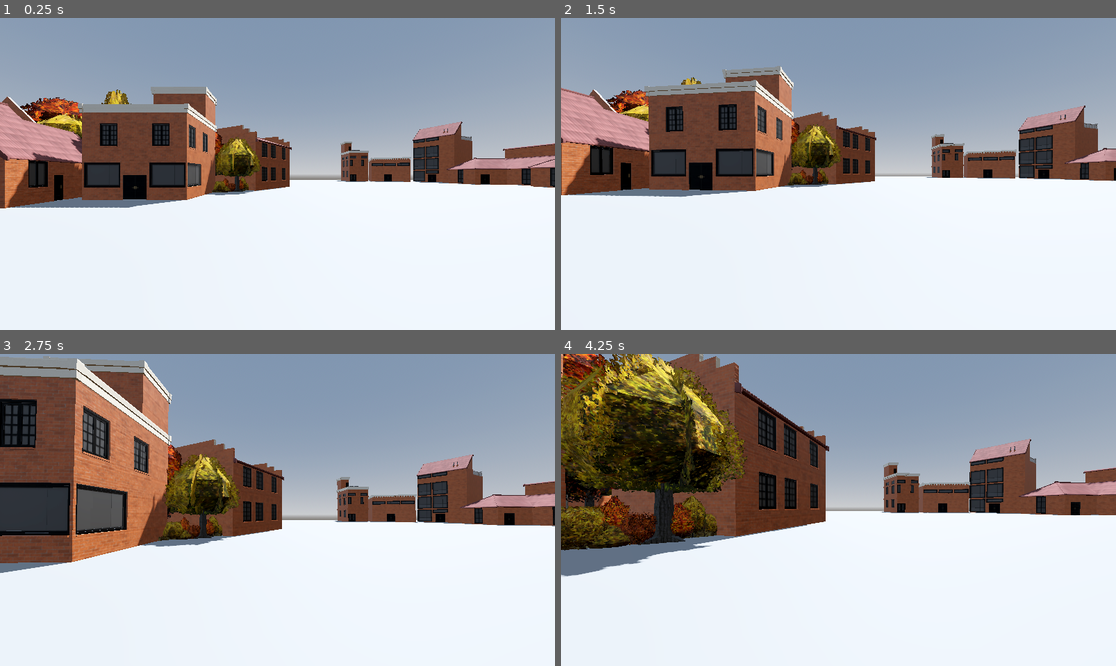
Above: before the commit, frames 1-4 (two rows, left to right).
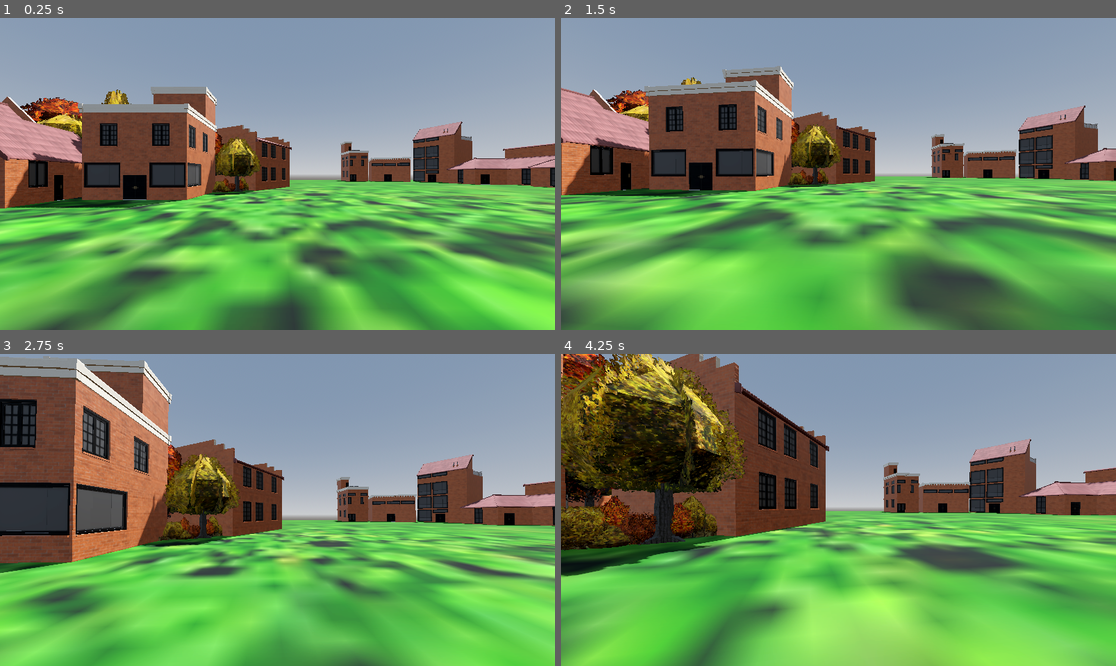
Above: after the commit, the same moments.

Repository: sirBruh/Yr12GameDesignAssesment
Game: Godot game, scene res://Scenes/level.tscn
The game is run twice, just before and just after one commit, with the same random seed, the same clock (stepped at 60 frames per second) and the same inputs.
Inputs (mouse positions are in pixels of both pictures, inside the frame that each line leads up to):
- Up to frame 1 (0.25 s): no input
- Up to frame 2 (1.5 s): move the mouse to (866, 174) at 0.52 s; hold Ctrl (Crouch) 0.53-1.28 s; hold W (Forward) from 0.53 s (still down); right-click (866, 174) at 0.77 s; move the mouse to (810, 174) at 1.27 s; tap Shift (Sprint) at 1.35 s
- Up to frame 3 (2.75 s): keep holding W (Forward); right-click (249, 510) at 1.52 s; move the mouse to (288, 503) at 2.02 s; hold Ctrl (Crouch) from 2.03 s (still down)
- Up to frame 4 (4.25 s): keep holding W (Forward); move the mouse to (832, 516) at 2.77 s; release Ctrl (Crouch) at 2.78 s; tap Shift (Sprint) at 2.85 s; right-click (832, 516) at 3.02 s; move the mouse to (877, 513) at 3.52 s; hold Ctrl (Crouch) from 3.53 s (still down); right-click (877, 513) at 3.77 s

The runs differ from the first frame. In frame 1, 45% of the frame differs, in the area x 0-100%, y 51-100%; in frame 2, 47%, in the area x 0-100%, y 50-100%; in frame 3, 42%; in frame 4, 45%.

Commit message:
Start of work from home
Just trying to finish the map

Diff:
--- a/untitled-delivery-game/Scenes/level.tscn
+++ b/untitled-delivery-game/Scenes/level.tscn
@@ -1,7 +1,8 @@
-[gd_scene load_steps=32 format=3 uid="uid://bhsmpmawybsuh"]
+[gd_scene load_steps=34 format=3 uid="uid://bhsmpmawybsuh"]
 
 [ext_resource type="PackedScene" uid="uid://dbgxrl1kb88od" path="res://Scenes/player.tscn" id="1_tumq0"]
 [ext_resource type="PackedScene" uid="uid://c77hgmo5456tm" path="res://Scenes/Assets/ModularBrickStructures/Scenes/Builds/build_a_grp.tscn" id="2_crh0w"]
+[ext_resource type="Texture2D" uid="uid://3cxjs5b2fabq" path="res://tileable-grass_clover_tt7010116-sample_1.png" id="2_luodc"]
 [ext_resource type="PackedScene" uid="uid://c3rf8nfef33y2" path="res://Scenes/Assets/ModularBrickStructures/Scenes/Builds/build_b_grp.tscn" id="3_c7le1"]
 [ext_resource type="PackedScene" uid="uid://qwtlg3xgu4tg" path="res://Scenes/Assets/ModularBrickStructures/Scenes/Builds/build_d_grp.tscn" id="5_nngtn"]
 [ext_resource type="PackedScene" uid="uid://b43rb07lpqdo6" path="res://Scenes/Assets/ModularBrickStructures/Scenes/Builds/build_g_grp.tscn" id="8_3a44l"]
@@ -41,8 +42,11 @@
 tonemap_mode = 2
 glow_enabled = true
 
+[sub_resource type="StandardMaterial3D" id="StandardMaterial3D_1cgv8"]
+albedo_texture = ExtResource("2_luodc")
+
 [sub_resource type="BoxShape3D" id="BoxShape3D_t205d"]
-size = Vector3(5.3, 2, 1.3)
+size = Vector3(9.70522, 2, 1.3)
 
 [node name="Main" type="Node3D"]
 
@@ -65,6 +69,7 @@
 collision_layer = 2
 collision_mask = 2
 size = Vector3(12.9, 0.1, 30)
+material = SubResource("StandardMaterial3D_1cgv8")
 
 [node name="Houses" type="Node3D" parent="Environment"]
 
@@ -443,6 +448,45 @@
 
 [node name="Bush70" parent="Environment/Nature/Bushes/Fall" instance=ExtResource("25_1cgv8")]
 transform = Transform3D(2, 0, 0, 0, 2, 0, 0, 0, 2, -46.9, -0.4, -19.1)
+
+[node name="Bush71" parent="Environment/Nature/Bushes/Fall" instance=ExtResource("22_u0did")]
+transform = Transform3D(1.5187, 0, 0, 0, 1.5187, 0, 0, 0, 1.5187, -49.0404, -0.506367, -43.0303)
+
+[node name="Bush72" parent="Environment/Nature/Bushes/Fall" instance=ExtResource("23_53r2q")]
+transform = Transform3D(1, 0, 0, 0, 1, 0, 0, 0, 1, -48.9273, 0.05, -43.7475)
+
+[node name="Bush73" parent="Environment/Nature/Bushes/Fall" instance=ExtResource("24_luodc")]
+transform = Transform3D(1, 0, 0, 0, 1, 0, 0, 0, 1, -49.0933, -0.0221767, -44.293)
+
+[node name="Bush74" parent="Environment/Nature/Bushes/Fall" instance=ExtResource("26_hcs0j")]
+transform = Transform3D(1.61079, 0, 0, 0, 1.04756, 0, 0, 0, 1.61079, -48.9446, 0.0499997, -44.9176)
+
+[node name="Bush75" parent="Environment/Nature/Bushes/Fall" instance=ExtResource("22_u0did")]
+transform = Transform3D(1.6353, 0, 0, 0, 1.48984, 0, 0, 0, 1.6353, -49.014, -0.506267, -45.4822)
+
+[node name="Bush76" parent="Environment/Nature/Bushes/Fall" instance=ExtResource("24_luodc")]
+transform = Transform3D(1, 0, 0, 0, 1, 0, 0, 0, 1, -49.274, -0.288186, -46.2981)
+
+[node name="Bush77" parent="Environment/Nature/Bushes/Fall" instance=ExtResource("25_1cgv8")]
+transform = Transform3D(1.46287, 0, 0, 0, 1.46287, 0, 0, 0, 1.46287, -49.0589, -0.399492, -46.8229)
+
+[node name="Bush78" parent="Environment/Nature/Bushes/Fall" instance=ExtResource("26_hcs0j")]
+transform = Transform3D(2.36765, 0, 0, 0, 0.982617, 0, 0, 0, 2.36765, -48.9079, 0.05, -47.3097)
+
+[node name="Bush79" parent="Environment/Nature/Bushes/Fall" instance=ExtResource("22_u0did")]
+transform = Transform3D(1.43407, 0, 0, 0, 1.43407, 0, 0, 0, 1.43407, -48.0016, -0.251965, -49.66)
+
+[node name="Bush80" parent="Environment/Nature/Bushes/Fall" instance=ExtResource("23_53r2q")]
+transform = Transform3D(1, 0, 0, 0, 1, 0, 0, 0, 1, -48.394, 0.0500002, -49.2245)
+
+[node name="Bush81" parent="Environment/Nature/Bushes/Fall" instance=ExtResource("24_luodc")]
+transform = Transform3D(1, 0, 0, 0, 1, 0, 0, 0, 1, -48.9977, 0.05, -48.0005)
+
+[node name="Bush82" parent="Environment/Nature/Bushes/Fall" instance=ExtResource("23_53r2q")]
+transform = Transform3D(1.50663, 0, 0, 0, 1.50663, 0, 0, 0, 1.50663, -48.8284, 0.0500002, -48.7121)
+
+[node name="Bush83" parent="Environment/Nature/Bushes/Fall" instance=ExtResource("25_1cgv8")]
+transform = Transform3D(1, 0, 0, 0, 1, 0, 0, 0, 1, -49.1856, 0.05, -45.8628)
 
 [node name="Collisions" type="Node3D" parent="Environment/Nature/Bushes"]
 
@@ -512,7 +556,14 @@
 transform = Transform3D(1, 0, 0, 0, 1, 0, 0, 0, 1, 20.2, 0, 0)
 
 [node name="CollisionShape3D" type="CollisionShape3D" parent="Environment/Nature/Bushes/Collisions/StaticBody3D10"]
-transform = Transform3D(-0.999999, 0, 7.45058e-09, 0, 1, 0, -7.45058e-08, 0, -0.0999999, -71.0852, 0.599999, -19.0734)
+transform = Transform3D(-0.999999, 0, 7.45058e-09, 0, 1, 0, -7.45058e-08, 0, -0.0999999, -70.923, 0.599999, -19.0734)
+shape = SubResource("BoxShape3D_t205d")
+
+[node name="StaticBody3D11" type="StaticBody3D" parent="Environment/Nature/Bushes/Collisions"]
+transform = Transform3D(1, 0, 0, 0, 1, 0, 0, 0, 1, 20.2, 0, 0)
+
+[node name="CollisionShape3D" type="CollisionShape3D" parent="Environment/Nature/Bushes/Collisions/StaticBody3D11"]
+transform = Transform3D(-0.109613, 0, -0.0993973, 0, 1, 0, 0.993973, 0, -0.0109613, -69.0357, 0.600001, -46.9785)
 shape = SubResource("BoxShape3D_t205d")
 
 [node name="Grass" type="Node3D" parent="Environment/Nature"]
--- /dev/null
+++ b/untitled-delivery-game/Scenes/menu.tscn
@@ -0,0 +1,9 @@
+[gd_scene format=3 uid="uid://d10kefpoiwe0g"]
+
+[node name="Control" type="Control"]
+layout_mode = 3
+anchors_preset = 15
+anchor_right = 1.0
+anchor_bottom = 1.0
+grow_horizontal = 2
+grow_vertical = 2
Binary file added: untitled-delivery-game/tileable-grass_clover_tt7010116-sample_1.png
Not shown, added: untitled-delivery-game/tileable-grass_clover_tt7010116-sample_1.png.import
